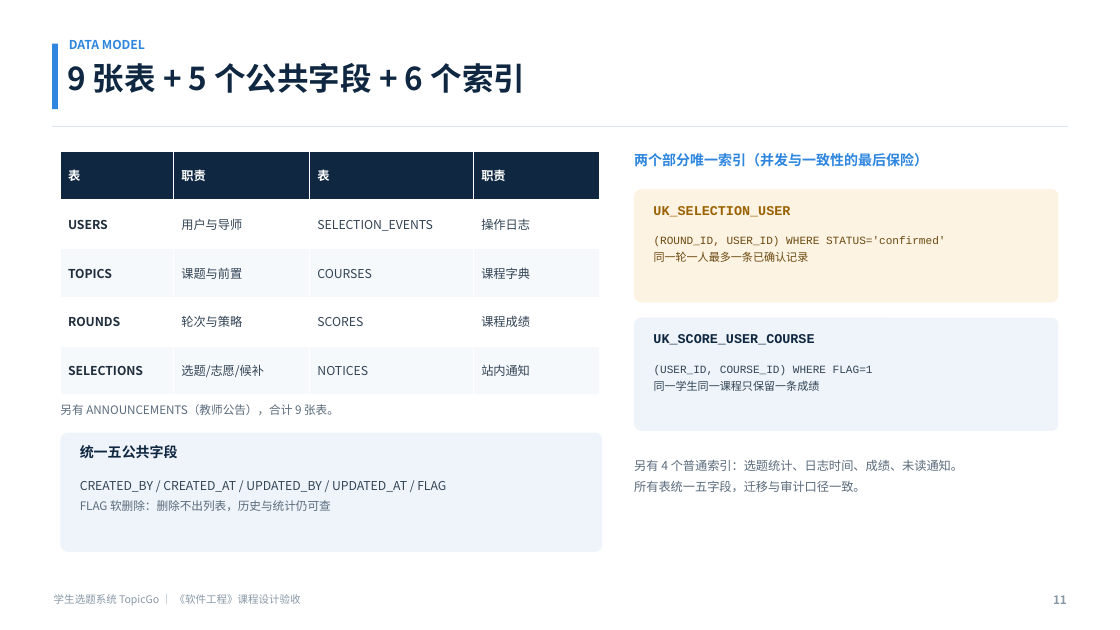
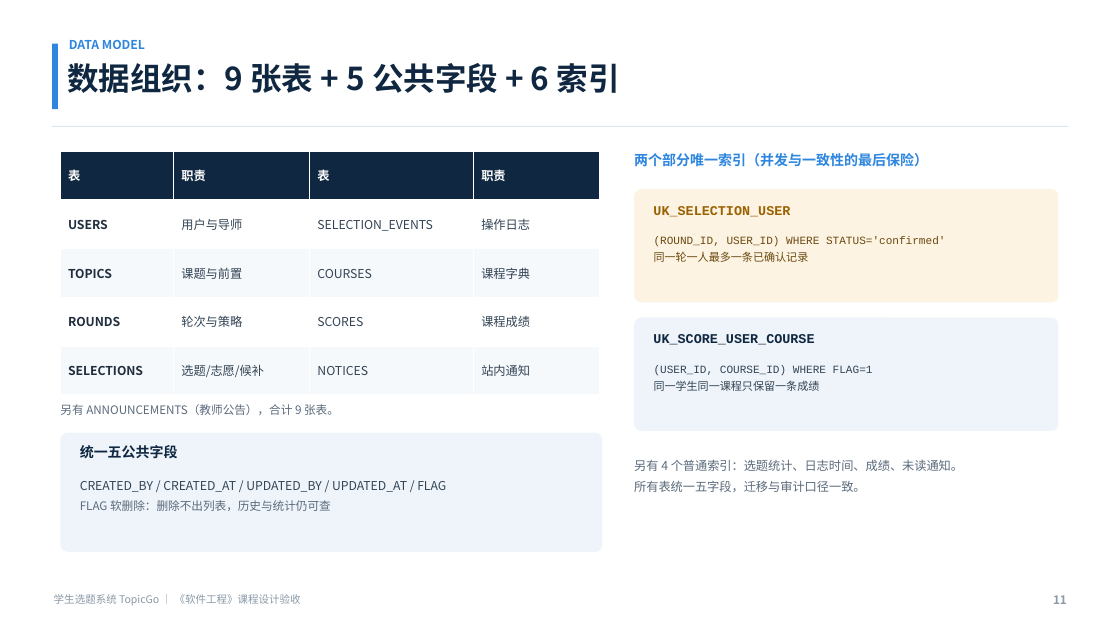
Before and after one commit to haixiaoyuntian/topicgo, a slide deck: slide 11 of student-topic-system/验收/TopicGo-验收汇报.pptx. Drawn at 1120x630 pixels with LibreOffice and Linux fonts; fonts in the diff are those of the drawing. Boxes give left, top, right and bottom in pixels: in the first picture for what was removed or moved away, otherwise in the second. Text is boxed around its words. In the diff, an @@ line names an element or a change of style, - is before the commit and + after.

```diff
--- a/student-topic-system/验收/TopicGo-验收汇报.pptx
+++ b/student-topic-system/验收/TopicGo-验收汇报.pptx
@@ text at (67, 63, 620, 93): text changed @@
-9 张表 + 5 个公共字段 + 6 个索引
+数据组织：9 张表 + 5 公共字段 + 6 索引
```
Also in this commit, not shown: 11 other slides changed, 2 other files.
